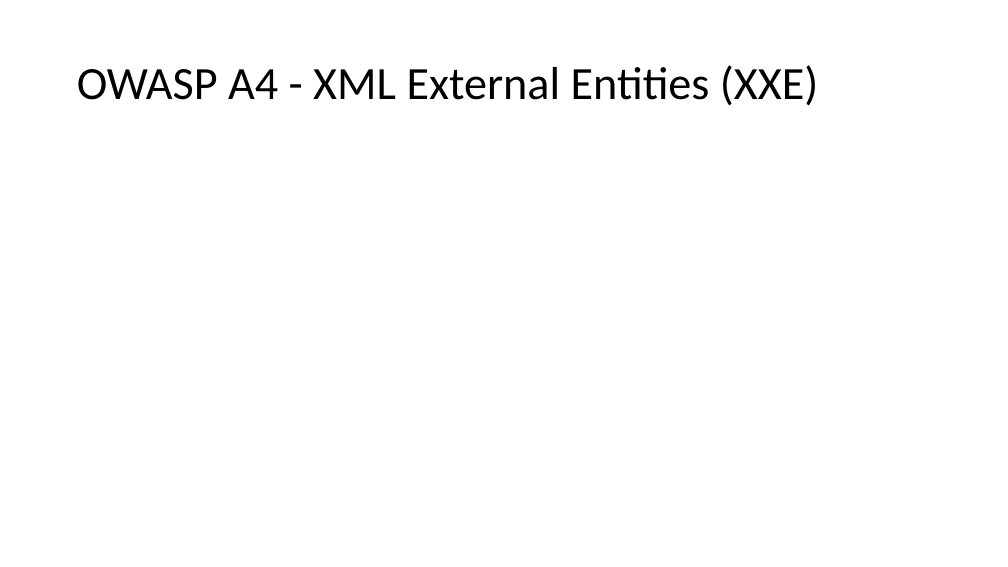
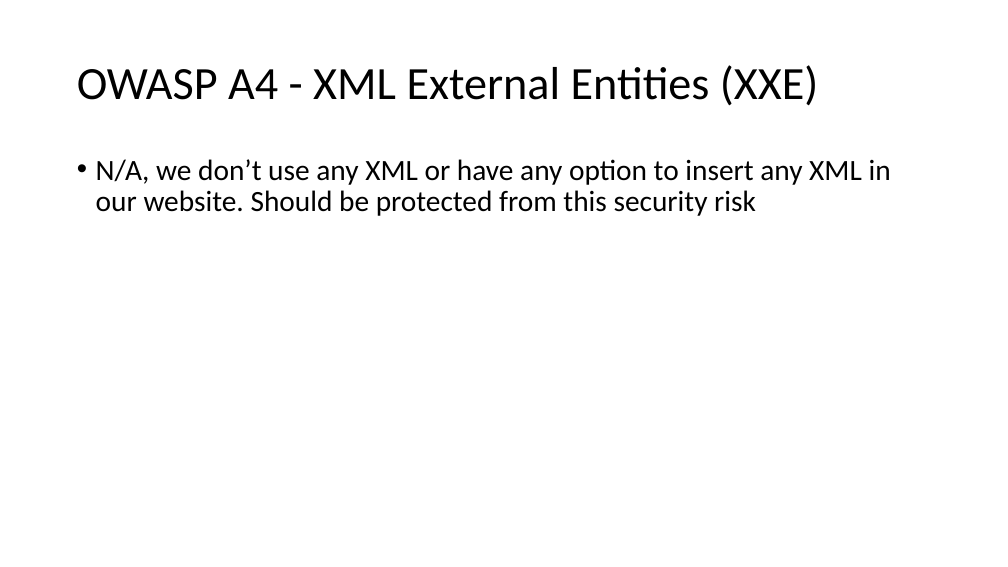
Before and after one commit to jkunnas58/dat250_netbank_fall_2020, a slide deck: slide 14 of Project_report_group_9.pptx (slide 13 before the commit). Drawn at 1008x567 pixels with LibreOffice and Linux fonts; fonts in the diff are those of the drawing. Boxes give left, top, right and bottom in pixels: in the first picture for what was removed or moved away, otherwise in the second. Text is boxed around its words. In the diff, an @@ line names an element or a change of style, - is before the commit and + after.

Commit message:
upgraded password security and .pptx report update

```diff
--- a/Project_report_group_9.pptx
+++ b/Project_report_group_9.pptx
@@ text added at (96,159,891,216), 28 pt, text #000000 @@
+• N/A, we don’t use any XML or have any option to insert any XML in our website. Should be protected from this security risk
```
Also in this commit, not shown: 9 other slides changed, 2 slides added, 1 slide removed, 1 other file.
